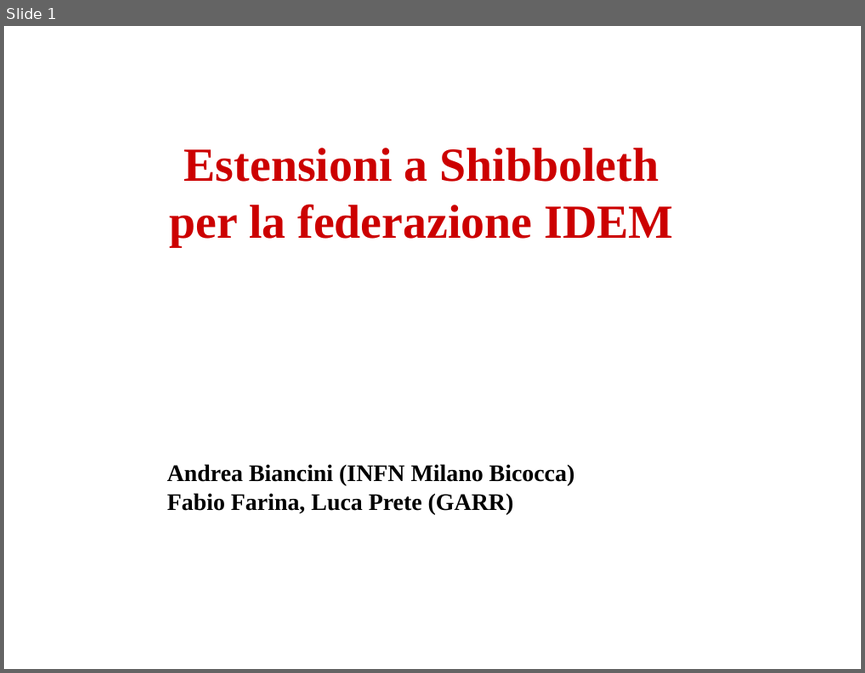
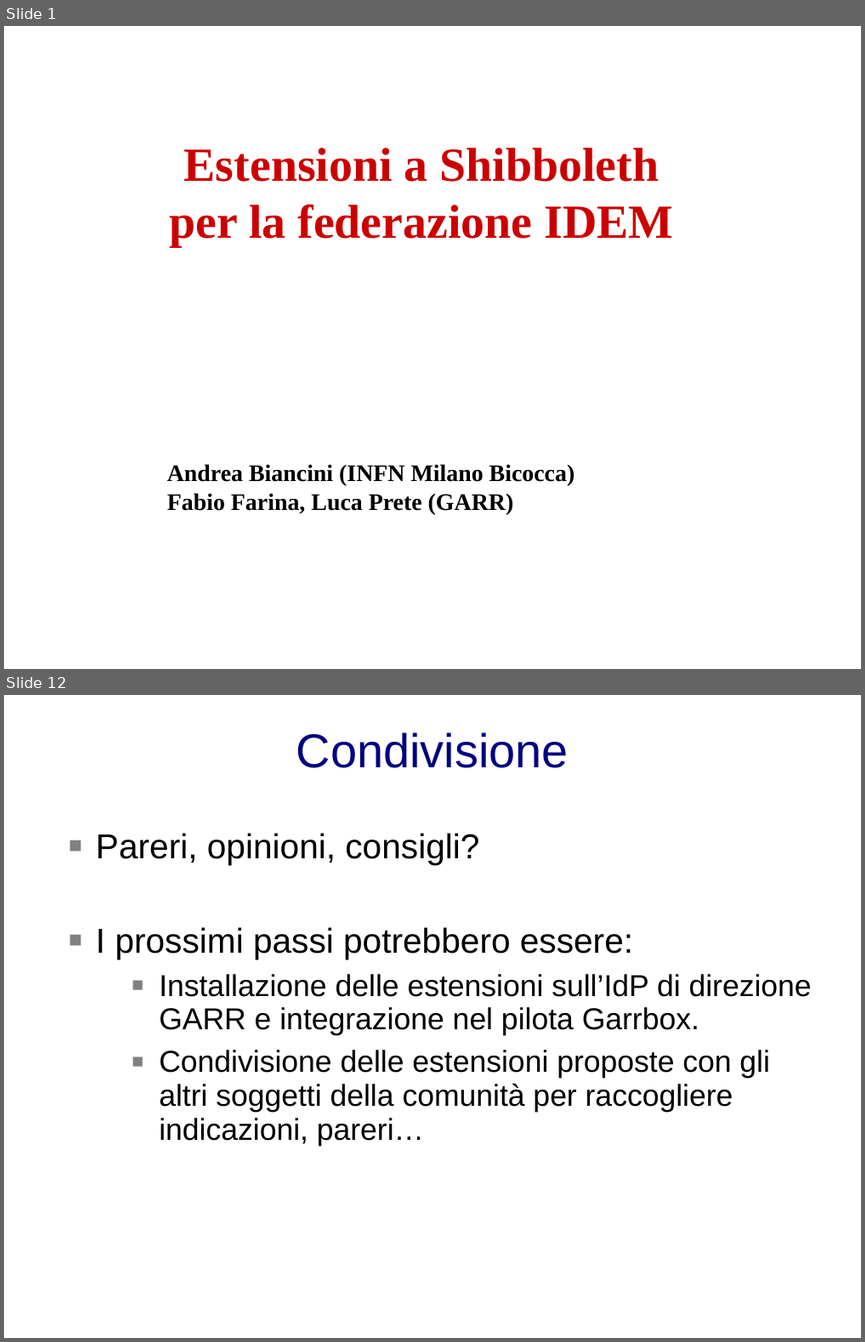
Before and after one commit to biancini/Shibboleth-Authentication, a slide deck: ShibbolethExtensions.pptx. Shown one above the other, each under a label of ours: slide 1 before the commit, slides 1 and 12 after it; the slides between them are not shown. The pictures are 865x673 and 865x1342 pixels, drawn with LibreOffice and Linux fonts; fonts in the diff are those of the drawing; background and template pictures are left out. Boxes give left, top, right and bottom in pixels: in the first picture for what was removed or moved away, otherwise in the second. Text is boxed around its words. In the diff, an @@ line names an element or a change of style, - is before the commit and + after.

```diff
--- a/ShibbolethExtensions.pptx
+++ b/ShibbolethExtensions.pptx
@@ slide 12 added at bbox=[4, 695, 861, 1338], background picture (left out) @@
@@ text added at bbox=[296, 732, 568, 768], 44 pt, text #000080 @@
+Condivisione
@@ text added at bbox=[96, 833, 812, 1145], 28 pt, text #000000 @@
+■ Pareri, opinioni, consigli?
+■ I prossimi passi potrebbero essere:
+  ■ Installazione delle estensioni sull’IdP di direzione GARR e integrazione nel pilota Garrbox.
+  ■ Condivisione delle estensioni proposte con gli altri soggetti della comunità per raccogliere indicazioni, pareri…
```
Also in this commit, not shown: 1 slide changed, 9 other slides added.
